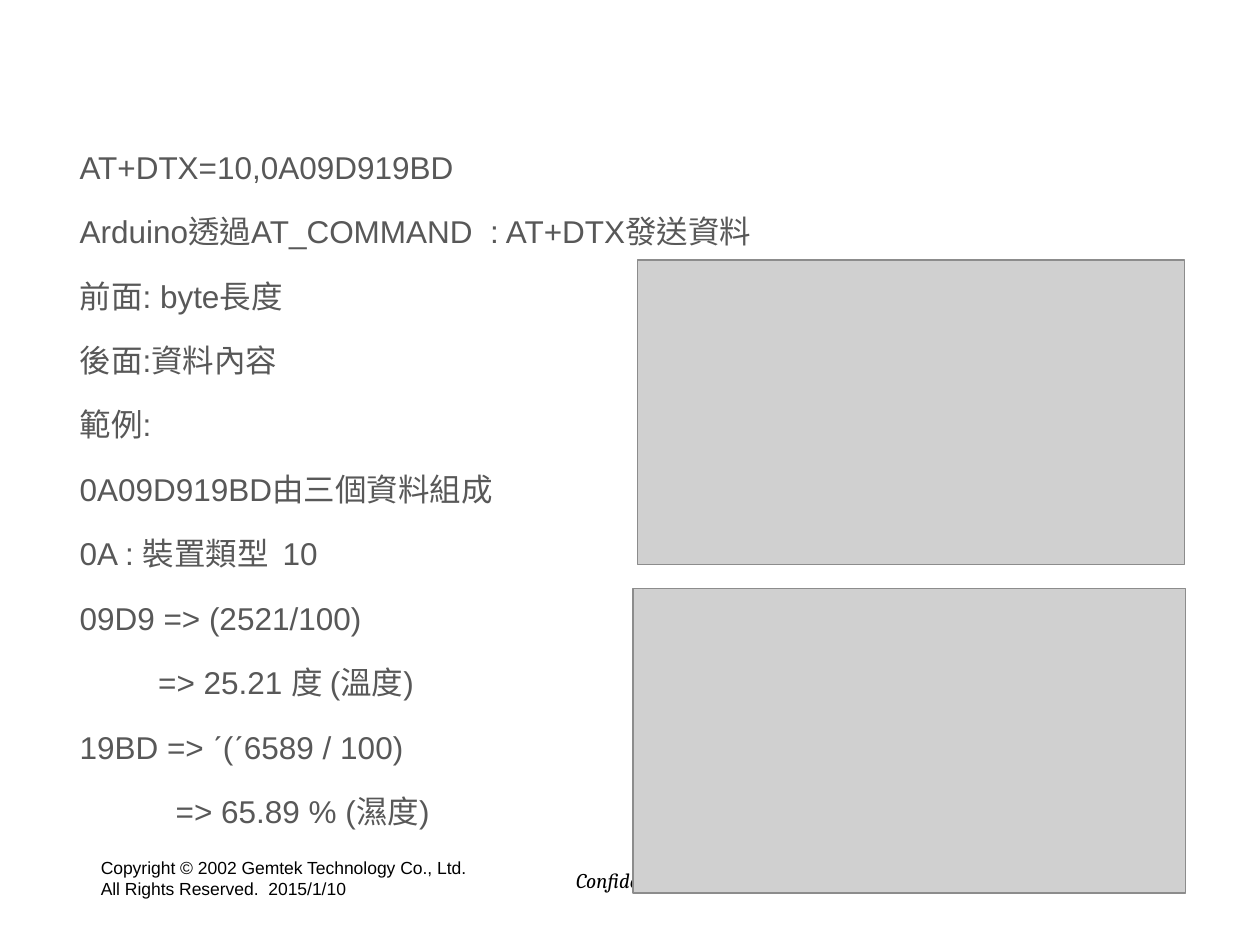
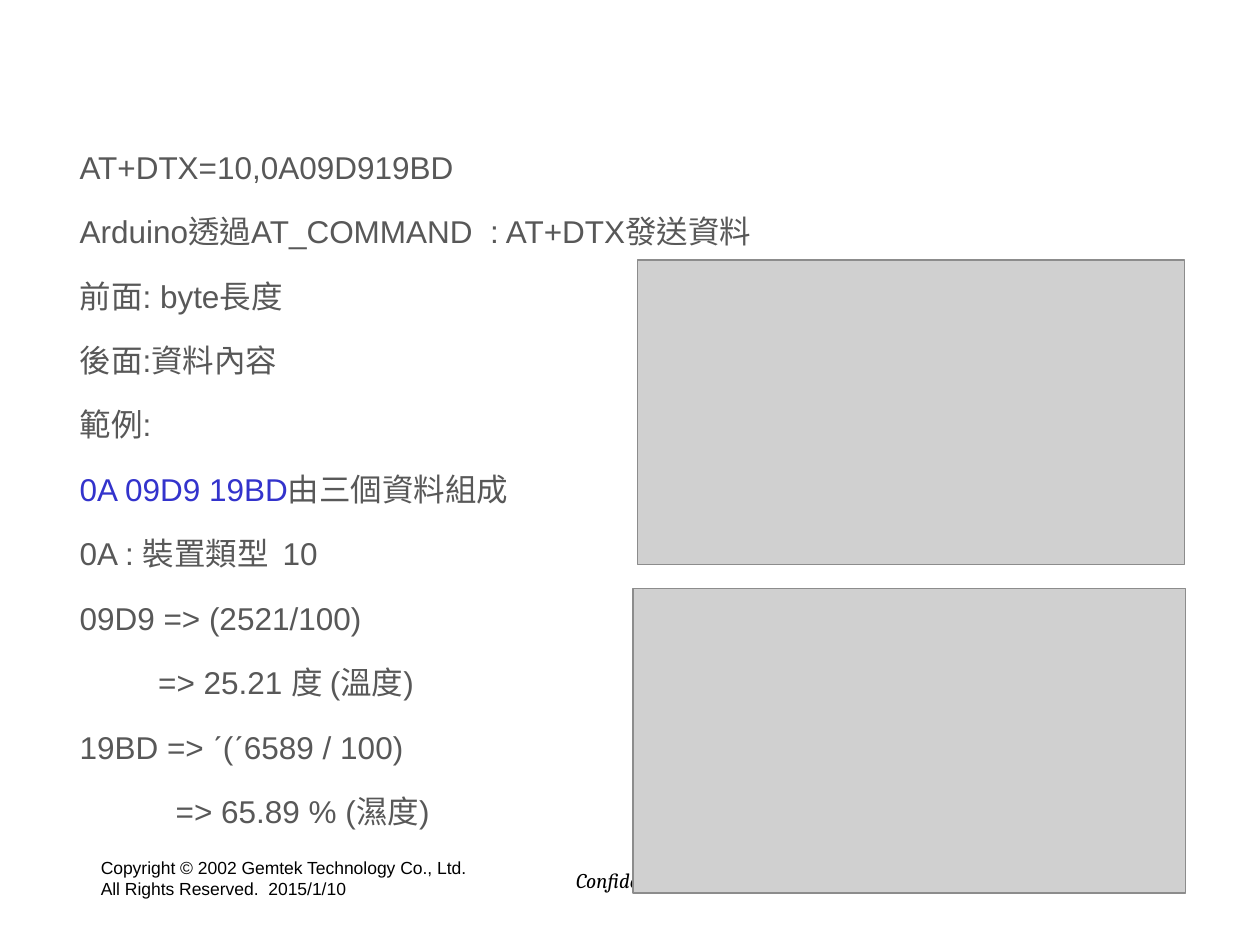
Before and after one commit to hyper570908/nodeDemo, a slide deck: slide 18 of doc/GIot_Session(win7).pptx (slide 14 before the commit). Drawn at 1260x945 pixels with LibreOffice and Linux fonts; fonts in the diff are those of the drawing; grey boxes stand for pictures; background and template pictures are left out. Boxes give left, top, right and bottom in pixels: in the first picture for what was removed or moved away, otherwise in the second. Text is boxed around its words. In the diff, an @@ line names an element or a change of style, - is before the commit and + after.

```diff
--- a/doc/GIot_Session(win7).pptx
+++ b/doc/GIot_Session(win7).pptx
@@ text at (80,476,508,504): text changed; text colour #585858 to #3333CC @@
-0A09D919BD由三個資料組成
+0A 09D9 19BD由三個資料組成
```
Also in this commit, not shown: 3 other slides changed, 4 slides added, 23 other files.
